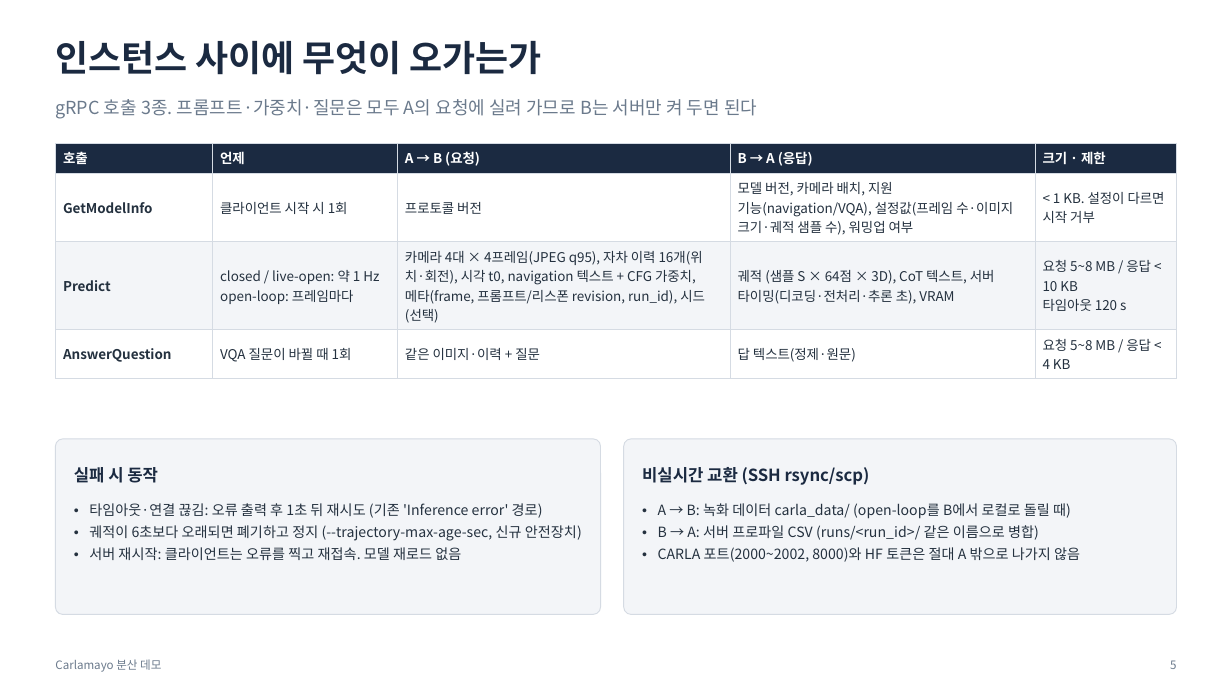
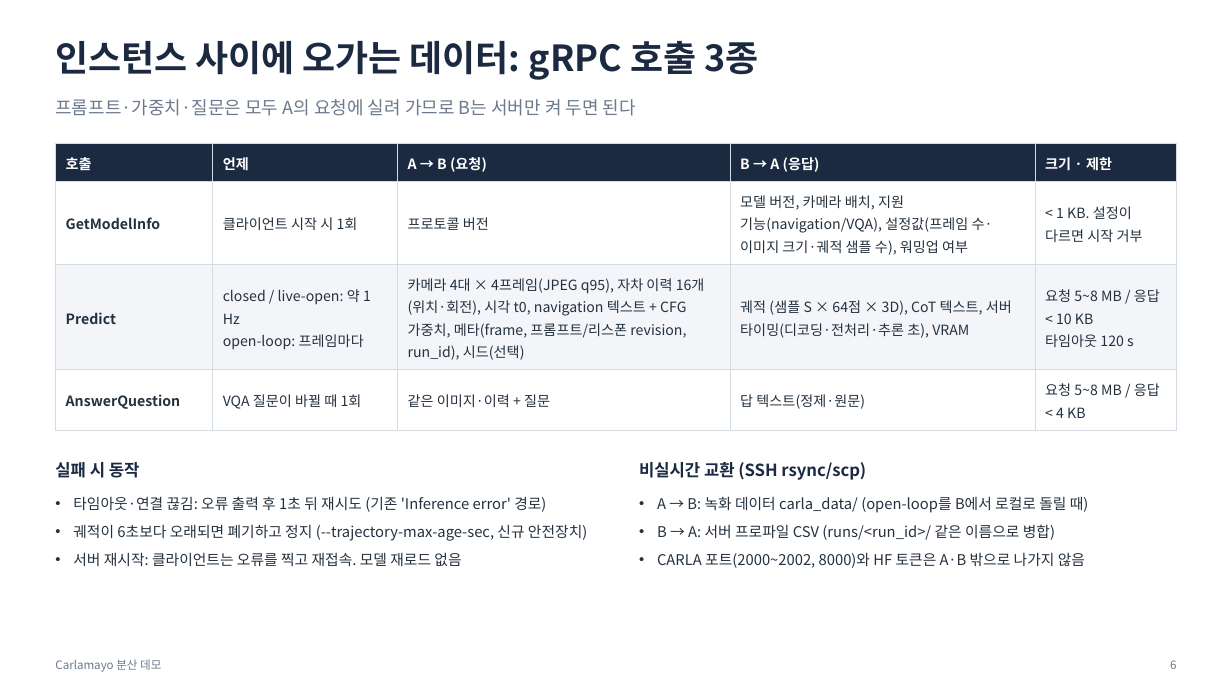
Before and after one commit to JwonMoon/carlamayo-my-distributed, a slide deck: slide 6 of docs/distributed/demo-overview.pptx (slide 5 before the commit). Drawn at 1232x693 pixels with LibreOffice and Linux fonts; fonts in the diff are those of the drawing. Boxes give left, top, right and bottom in pixels: in the first picture for what was removed or moved away, otherwise in the second. Text is boxed around its words. In the diff, an @@ line names an element or a change of style, - is before the commit and + after.

```diff
--- a/docs/distributed/demo-overview.pptx
+++ b/docs/distributed/demo-overview.pptx
@@ text at (55,41,758,80): text changed @@
-인스턴스 사이에 무엇이 오가는가
+인스턴스 사이에 오가는 데이터: gRPC 호출 3종
@@ text at (55,99,636,116): text changed @@
-gRPC 호출 3종. 프롬프트·가중치·질문은 모두 A의 요청에 실려 가므로 B는 서버만 켜 두면 된다
+프롬프트·가중치·질문은 모두 A의 요청에 실려 가므로 B는 서버만 켜 두면 된다
@@ table at (55,143,1177,422) @@
@@ size 10.5 to 11 pt @@
@@ line spacing 1 to 1.1 @@
@@ rounded rectangle removed at (55,439,601,615) @@
@@ rounded rectangle removed at (624,439,1177,615) @@
@@ text "실패 시 동작": place and size @@
-text "실패 시 동작" at (74,467,158,483)
+text "실패 시 동작" at (55,462,140,478)
@@ text "비실시간 교환 (SSH rsync/scp)": place and size @@
-text "비실시간 교환 (SSH rsync/scp)" at (642,467,870,485)
+text "비실시간 교환 (SSH rsync/scp)" at (639,462,866,480)
@@ text "타임아웃·연결 끊김: 오류 출력 후 ...": place and size @@
-text "타임아웃·연결 끊김: 오류 출력 후 ..." at (89,503,582,560)
+text "타임아웃·연결 끊김: 오류 출력 후 ..." at (73,496,587,566)
@@ text "타임아웃·연결 끊김: 오류 출력 후 ..." at (73,496,587,566): size 11 to 11.5 pt; indent changed; line spacing 1 to 1.15; more space between paragraphs @@
@@ text "A → B: 녹화 데이터 ...": place and size @@
-text "A → B: 녹화 데이터 ..." at (658,503,1080,562)
+text "A → B: 녹화 데이터 ..." at (657,496,1089,568)
@@ text at (657,496,1089,540): size 11 to 11.5 pt in "A → B: 녹화 데이터 carla_data/ (open-loop를 ...", "B → A: 서버 프로파일 CSV (runs/<run_id>/ ..."; indent changed; line spacing 1 to 1.15; more space between paragraphs @@
@@ text at (657,552,1085,568): text changed; size 11 to 11.5 pt @@
-• CARLA 포트(2000~2002, 8000)와 HF 토큰은 절대 A 밖으로 나가지 않음
+• CARLA 포트(2000~2002, 8000)와 HF 토큰은 A·B 밖으로 나가지 않음
```
Also in this commit, not shown: 15 other slides changed, 1 slide added, 7 other files.
